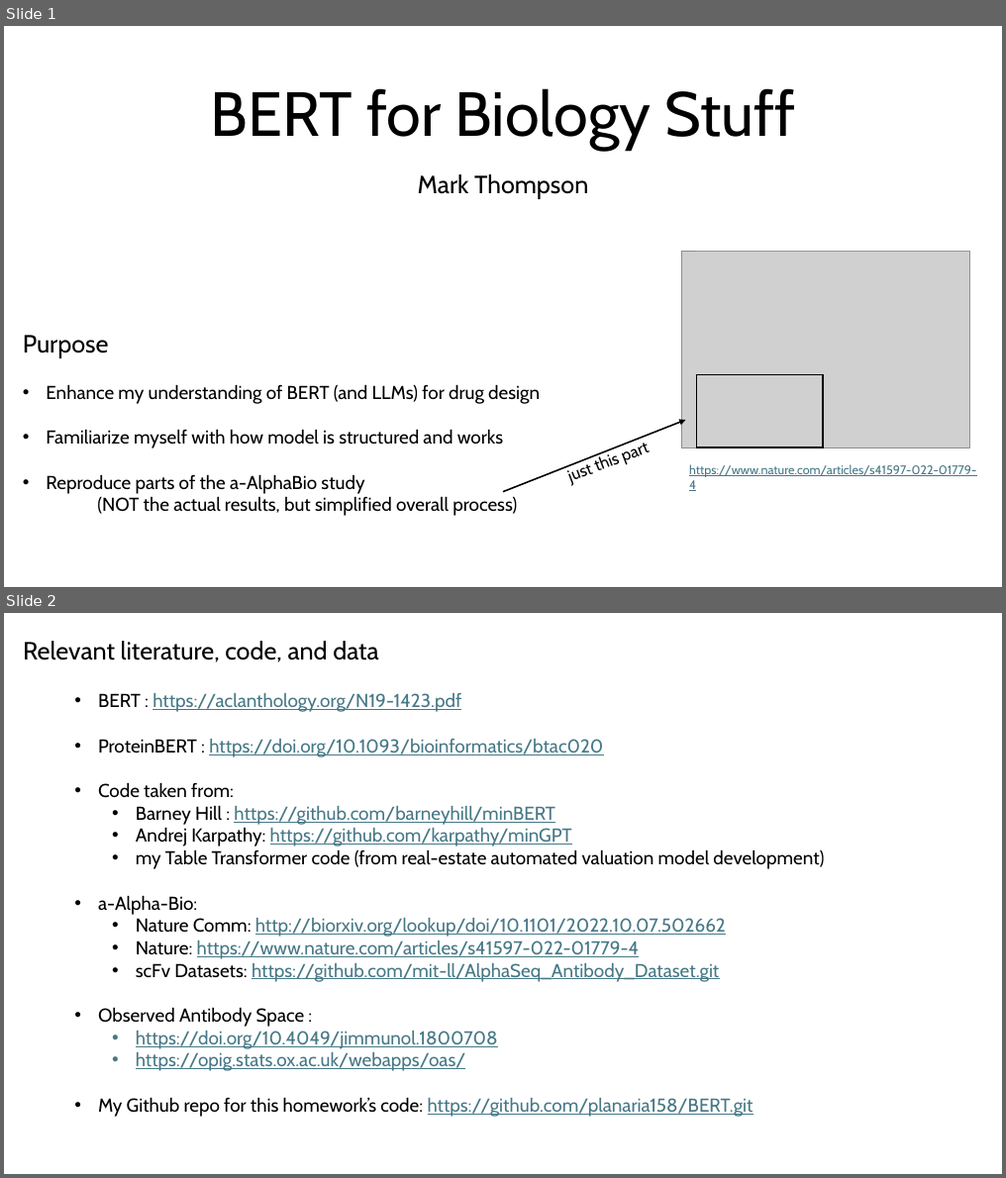
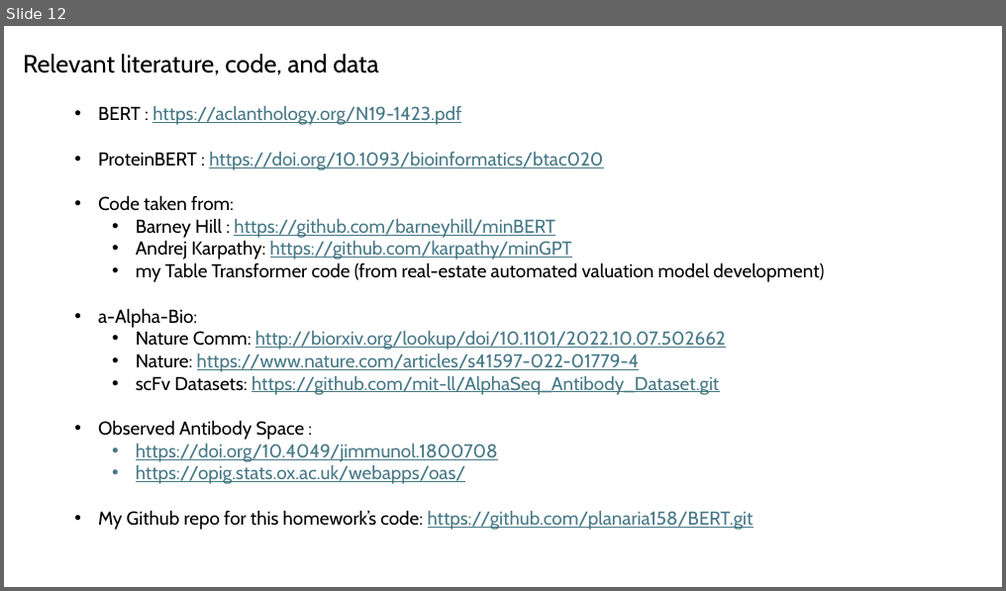
Before and after one commit to planaria158/BERT-antibody-antigen-binding-energy, a slide deck: Homework-aAlphaBio.pptx. Shown one above the other, each under a label of ours: slides 1 and 2 before the commit, slide 12 after it. The pictures are 1006x1178 and 1006x591 pixels, drawn with LibreOffice and Linux fonts; fonts in the diff are those of the drawing; grey boxes stand for pictures. Boxes give left, top, right and bottom in pixels: in the first picture for what was removed or moved away, otherwise in the second. Text is boxed around its words. In the diff, an @@ line names an element or a change of style, - is before the commit and + after.

```diff
--- a/Homework-aAlphaBio.pptx
+++ b/Homework-aAlphaBio.pptx
@@ slide 1 removed at (4, 26, 1002, 587), background #FFFFFF @@
@@ title removed at (211, 88, 795, 150) @@
-BERT for Biology Stuff
@@ subtitle removed at (418, 174, 588, 199) @@
-Mark Thompson
@@ text removed at (23, 335, 540, 516) @@
-Purpose
-• Enhance my understanding of BERT (and LLMs) for drug design
-• Familiarize myself with how model is structured and works
-• Reproduce parts of the a-AlphaBio study
-(NOT the actual results, but simplified overall process)
@@ group removed at (681, 252, 969, 448): 3 rectangles, 1 picture @@
@@ arrow removed from (503, 492) to (686, 420) @@
@@ text removed at (570, 462, 593, 486) @@
-just this part
@@ text removed at (689, 465, 976, 491) @@
-https://www.nature.com/articles/s41597-022-01779-4
@@ what was slide 2 is now slide 12 @@
```
Also in this commit, not shown: 3 slides changed, 9 slides added.
